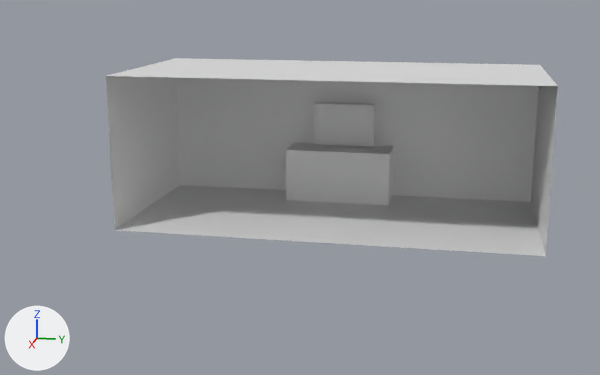
The Blender file Assets/Models/room/room.blend, before and after one commit.
One viewpoint serves both versions: a 50 mm lens placed at (39.2, 7.7, 10.2), pointed at (6.8, 1.3, 2.1). Arrows for +X, +Y and +Z are at lower left; the lights stay in place.

Names of what the first picture shows: 'Cube', 'Desk', 'Room'.
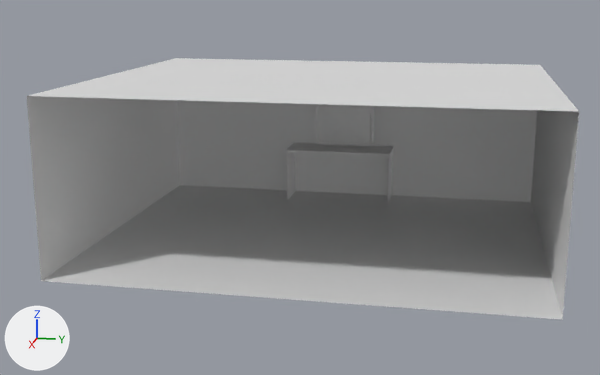
Where the change shows, as pixel boxes [x1, y1, x2, y2] in the pictures (600 x 375 px):
'Room', mesh rescaled (22% wider, 32% taller)
    before: [106, 58, 558, 256]
    after: [27, 58, 579, 320]
part 2 of me_cube_001, built on
    both: [286, 148, 393, 205]

The change, as a list of edits to the scene's bpy script:
```text
Add mat_desklegs:
    mat_desklegs = principled_material('DeskLegs')
    mat_desklegs.base_color = (0.8, 0.8, 0.8)  # white #e7e7e7
Change me_plane:
    where me_plane.from_pydata(...)  # 10 vertices, 6 faces; spans x -1.0..7.4, y -6.7..11.0, z 0.0..6.5
    used by ob_room; location = (0.0, 0.0, 0.0)
    me_plane part 1: the whole mesh is scaled about its middle by (1.76, 1, 1), then moved by (3.2, 0.0, 0.0)
Change me_cube_001:
    used by ob_desk; location = (0.0, 0.41, 1.0)
    remove me_cube_001.from_pydata(...)  # 8 vertices, 6 faces; spans x -1.0..1.0, y -1.0..3.94, z -1.0..1.47
    add me_cube_001.from_pydata(...)  # 36 vertices, 34 faces; spans x -1.0..1.0, y -1.0..3.94, z -1.0..1.47
    me_cube_001 part 2
    4 vertices are removed from x -1.0..1.0, y -1.0..3.94, z -1.0
    5 faces are deleted
    24 vertices are added at x -1.0..1.0, y -1.0..3.94, z -1.0..1.34
    8 new vertices lie (0.0, 0.0, 2.34) away from vertices in x -0.93..0.93, y -0.97..3.91, z -1.0
    27 new faces join them, mat_desksurface (white #e7e7e7)
    6 new faces join them, mat_desklegs (white #e7e7e7)
    add me_cube_001.materials.append(mat_desklegs)  # white #e7e7e7
```
